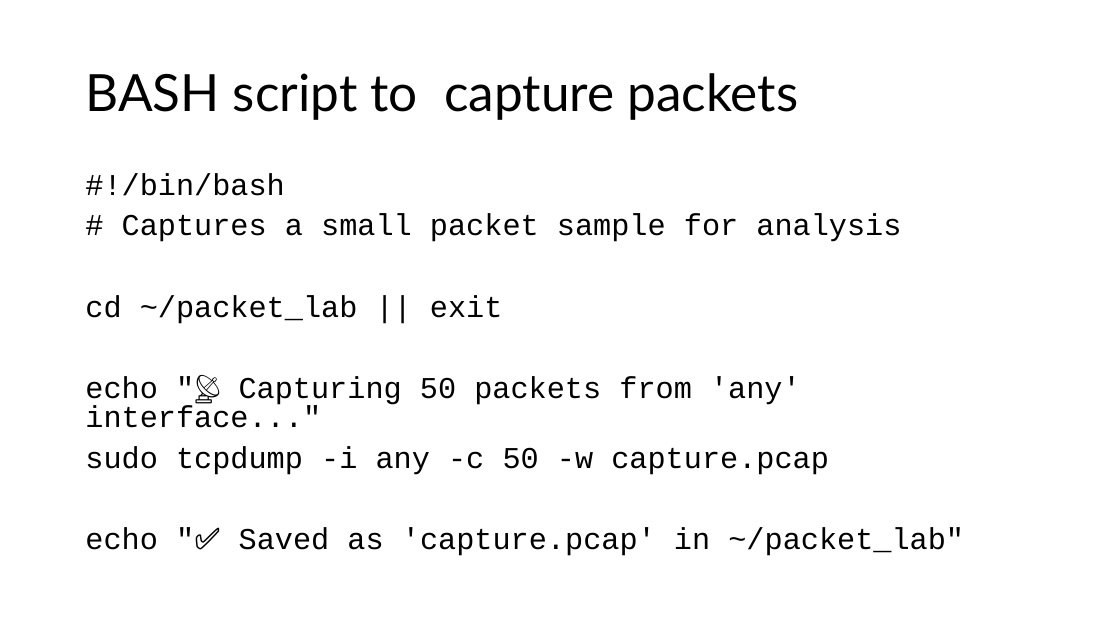
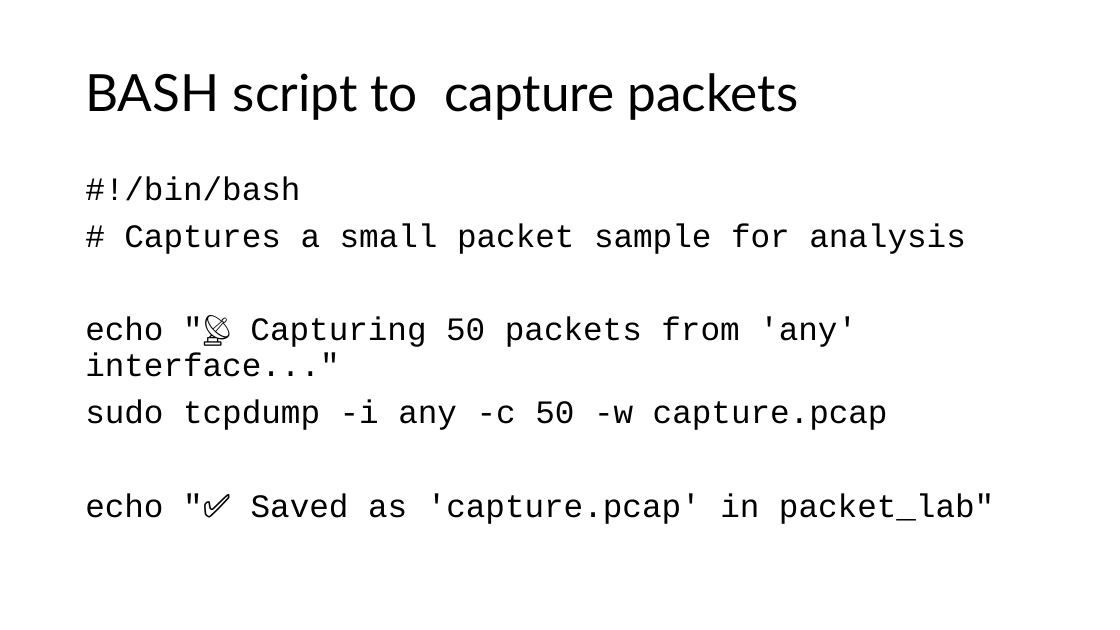
Before and after one commit to linuxgeeked/public, a slide deck: slide 18 of CyberCamp2025/2025_CyberCamp.pptx. Drawn at 1120x630 pixels with LibreOffice and Linux fonts; fonts in the diff are those of the drawing. Boxes give left, top, right and bottom in pixels: in the first picture for what was removed or moved away, otherwise in the second. Text is boxed around its words. In the diff, an @@ line names an element or a change of style, - is before the commit and + after.

```diff
--- a/CyberCamp2025/2025_CyberCamp.pptx
+++ b/CyberCamp2025/2025_CyberCamp.pptx
@@ text at (85,176,966,430): size 25.9 to 28 pt in "#!/bin/bash", "# Captures a small packet sample for ...", "echo "📡 Capturing 50 packets from 'any' ...", "sudo tcpdump -i any -c 50 -w ..."; line spacing 0.8 to 0.9 @@
@@ text at (85,295,503,324): paragraph removed @@
-cd ~/packet_lab || exit
@@ text at (85,493,994,524): text changed; size 25.9 to 28 pt @@
-echo "✅ Saved as 'capture.pcap' in ~/packet_lab"
+echo "✅ Saved as 'capture.pcap' in packet_lab"
```
Also in this commit, not shown: 8 other slides changed, 8 other files.
